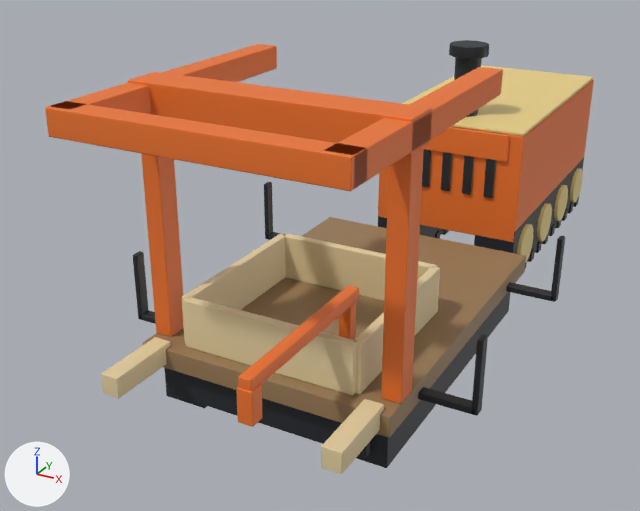
The glTF model assets/built/track-layer.glb as it was, and as the next commit left it.
The view is the same before and after, from a 50 mm lens placed at (3.18, -6.41, 4.21), pointed at (-0.68, 0.61, 0.7). Every picture has the same lights, and +X, +Y and +Z are marked at lower left. The picture after the commit comes second. Where no turn or scale is listed for an object, it has been applied to the vertices. Vertices at exactly the same position are counted once.

The first picture shows 'deck_cream', 'deck_gantry', 'deck_iron', 'deck_wood', 'power_iron', 'power_paint', 'power_trim'.
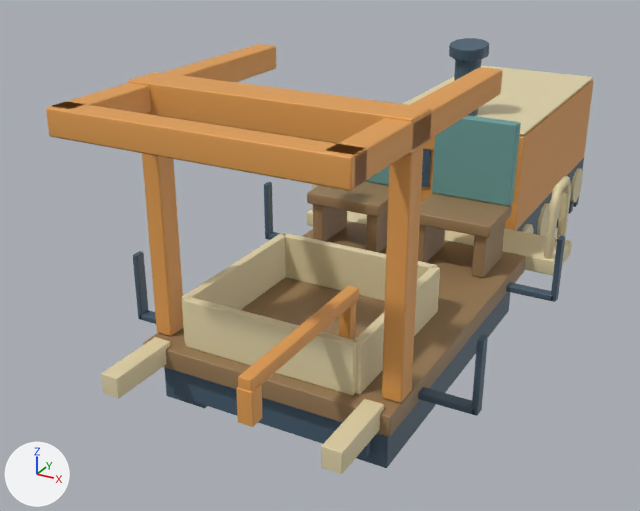
Where the newer file only moved an object's origin or applied its transform, the numbers keep the older frame.

Boxes (x1, y1, x2, y2) around the edits, measured in the pictures (640 x 511 px; the box of a moved part takes in the faces that stretch with it):
```json
{"object": "deck_gantry", "change": "recoloured", "before": [46, 44, 502, 427], "after": [46, 44, 502, 427]}
{"object": "deck_cream", "change": "reshaped", "before": [101, 233, 440, 474], "after": [101, 176, 572, 474]}
{"object": "power_paint", "change": "recoloured", "before": [421, 80, 593, 231], "after": [421, 80, 593, 231]}
{"object": "deck_iron", "change": "recoloured", "before": [133, 182, 565, 468], "after": [133, 182, 565, 468]}
{"object": "chair_wood", "change": "added", "after": [307, 181, 512, 278], "on screen": "brown"}
{"object": "chair_teal", "change": "added", "after": [366, 115, 521, 206], "on screen": "cyan"}
{"object": "power_iron", "change": "recoloured", "before": [422, 40, 584, 234], "after": [422, 40, 584, 234]}
{"part": 1, "of": "me_deck_cream", "change": "added", "after": [544, 176, 571, 259], "on screen": "beige"}
{"part": 2, "of": "me_deck_cream", "change": "added", "after": [306, 209, 572, 275]}
{"part": 3, "of": "me_deck_iron", "change": "moved or reshaped", "before": [133, 182, 565, 414], "after": [133, 182, 565, 414]}
```

The change, as JSON lines over the scene's bpy script:
```json
{"op": "set", "path": "mat_deck_gantry.base_color", "old": "(0.87, 0.18, 0.025)", "new": "(0.776, 0.353, 0.0863)", "note": "orange #f0762c -> orange #e4a053"}
{"op": "set", "path": "mat_deck_iron.base_color", "old": "(0.018, 0.02, 0.025)", "new": "(0.0627, 0.11, 0.161)", "note": "black #24272c -> dark blue #475d70"}
{"op": "add", "block": "mat_chair_teal", "code": ["mat_chair_teal = principled_material('chair_teal')", "mat_chair_teal.base_color = (0.141, 0.337, 0.325)  # cyan #699d9a"]}
{"block": "me_deck_cream", "where": "# used by ob_deck_cream; location = (0.0, -1.043, 0.84)"}
{"op": "remove", "block": "me_deck_cream", "code": "me_deck_cream.from_pydata(...)  # 144 vertices, 264 faces; spans x -1.02..1.02, y -1.13..1.13, z -0.28..0.28"}
{"op": "add", "block": "me_deck_cream", "code": "me_deck_cream.from_pydata(...)  # 264 vertices, 492 faces; spans x -1.4..1.4, y -1.13..3.24, z -0.3..0.58"}
{"block": "me_deck_cream", "change": "me_deck_cream part 1: a new loose piece of 48 vertices spanning x 1.25..1.34, y 2.66..3.21, z -0.14..0.58, in mat_deck_cream (beige #e4d6ab)"}
{"block": "me_deck_cream", "change": "me_deck_cream part 2: a new loose piece of 24 vertices spanning x -1.4..1.4, y 2.64..3.24, z -0.3..-0.14, in mat_deck_cream (beige #e4d6ab)"}
{"block": "me_deck_cream", "change": "other edits to the shape of me_deck_cream do not show in these pictures"}
{"block": "me_deck_iron", "where": "# used by ob_deck_iron; location = (0.0, 0.0, 0.655)"}
{"op": "remove", "block": "me_deck_iron", "code": "me_deck_iron.from_pydata(...)  # 264 vertices, 484 faces; spans x -1.56..1.56, y -1.52..1.52, z -0.53..0.53"}
{"op": "add", "block": "me_deck_iron", "code": "me_deck_iron.from_pydata(...)  # 280 vertices, 492 faces; spans x -1.57..1.57, y -1.52..2.2, z -0.52..0.52"}
{"block": "me_deck_iron", "change": "me_deck_iron part 3"}
{"block": "me_deck_iron", "change": "9 vertices are removed from x -1.56..1.56, y -1.09..1.09, z -0.09..0.53"}
{"block": "me_deck_iron", "change": "65 faces are deleted"}
{"block": "me_deck_iron", "change": "9 vertices move within x -1.56..1.56, y -1.09..1.09, z -0.09..0.52"}
{"block": "me_deck_iron", "change": "9 vertices are added at x -1.15..1.52, y 1.09..2.2, z -0.1..0.03"}
{"block": "me_deck_iron", "change": "8 new vertices lie (0.0, 0.0, 0.61) away from vertices in x -1.56..1.56, y -1.09..1.09, z -0.09"}
{"block": "me_deck_iron", "change": "8 new vertices lie (0.23, 0.0, 0.0) away from vertices in x -1.15..0.93, y 2.2, z -0.1..0.03"}
{"block": "me_deck_iron", "change": "73 new faces join them"}
{"op": "add", "block": "me_chair_wood", "code": ["me_chair_wood = bpy.data.meshes.new('chair_wood')", "me_chair_wood.from_pydata(...)  # 144 vertices, 264 faces; spans x -0.95..0.95, y -0.32..0.32, z -0.27..0.27", "me_chair_wood.materials.append(mat_deck_wood)  # brown #997c57"]}
{"op": "add", "block": "me_chair_teal", "code": ["me_chair_teal = bpy.data.meshes.new('chair_teal')", "me_chair_teal.from_pydata(...)  # 48 vertices, 88 faces; spans x -0.95..0.95, y -0.06..0.06, z -0.4..0.4", "me_chair_teal.materials.append(mat_chair_teal)  # cyan #699d9a"]}
{"op": "add", "block": "ob_chair_wood", "code": ["ob_chair_wood = bpy.data.objects.new('chair_wood', me_chair_wood)", "ob_chair_wood.location = (0.0, 1.15, 0.975)"]}
{"op": "add", "block": "ob_chair_teal", "code": ["ob_chair_teal = bpy.data.objects.new('chair_teal', me_chair_teal)", "ob_chair_teal.location = (0.0, 1.45, 1.65)"]}
```
